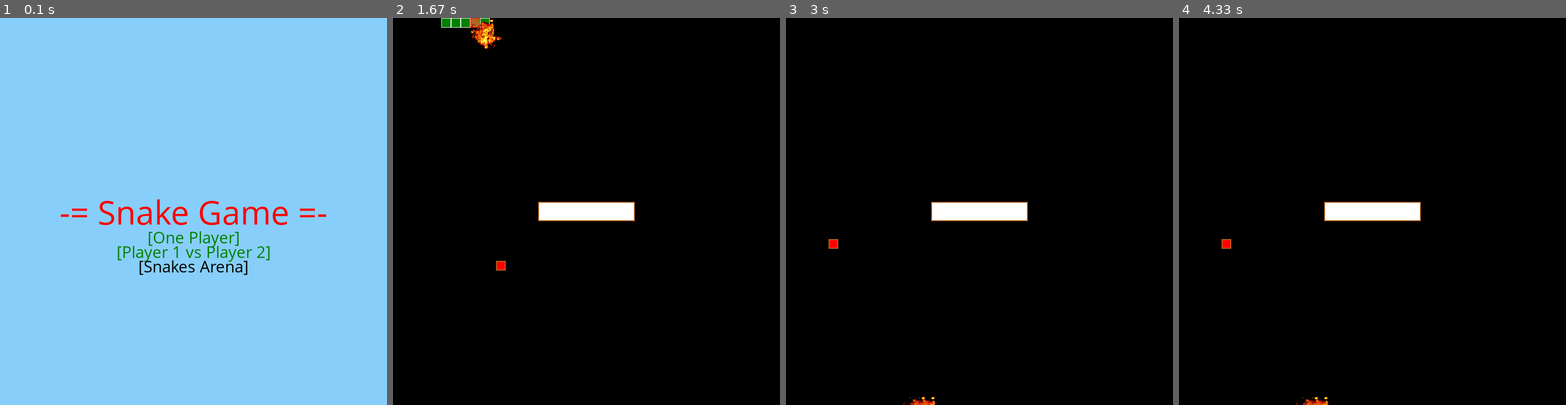
Above: before the commit, frames 1-4 (left to right).
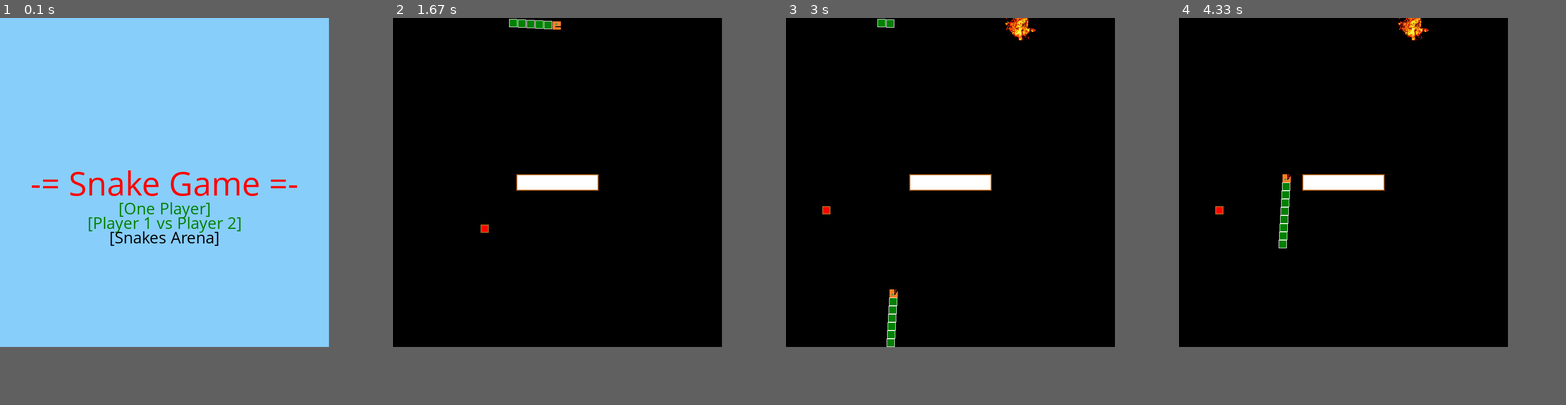
Above: after the commit, the same moments.

Repository: toancqb/Pygame_Projects
Game: pygame game, started from snake_hunting/game_snake.py
Same seed, same stepped clock (60 frames per second), same inputs: the game is played once before the commit and once after it.
Inputs (mouse positions are in pixels of both pictures, inside the frame that each line leads up to):
- Up to frame 1 (0.1 s): no input
- Up to frame 2 (1.67 s): click (586, 211) at 0.38 s; hold Left 0.67-1.2 s; move the mouse to (443, 172) at 0.7 s; tap Esc at 1.57 s
- Up to frame 3 (3 s): tap D at 1.97 s; tap W at 2.3 s
- Up to frame 4 (4.33 s): no input
In our replay, the window is 800x800 before the commit and 680x680 after it. These sizes can differ from the game's own. Grey fills any space a smaller window leaves; there, only what the larger window draws over its background counts as a difference.

The runs differ from the first frame. In frame 1, 3.8% of the frame differs, in the area x 8-85%, y 39-67%; in frame 2, 3.1%; in frame 3, 3.0%; in frame 4, 3.0%.

Commit message:
BIG update Game Snake!

Diff:
--- a/snake_hunting/define.py
+++ b/snake_hunting/define.py
@@ -1,9 +1,6 @@
-###############################
-## Author: TRAN Quang Toan   ##
-## Project Game Snake        ##
-## Version 1                 ##
-## 25 Apr 2020               ##
-###############################
+import os.path
+import pygame.image
+import pygame.transform
 
 from pygame.locals import (
     RLEACCEL,
@@ -12,22 +9,47 @@
     K_LEFT,
     K_RIGHT,
     K_ESCAPE,
+    K_SPACE,
+    K_0,
     K_w,
     K_s,
     K_a,
     K_d,
+    K_l,
     KEYDOWN,
     MOUSEBUTTONDOWN,
     QUIT,
 )
 
-SQ_SIZE = 20
+SQ_SIZE = 17
 NX = 40 # 25 50
 NY = 40
 SCREEN_WIDTH = SQ_SIZE * NX
 SCREEN_HEIGHT = SQ_SIZE * NY
 GAME_SPEED = 10
+BULLET_SPEED = 25
+SP_BULLET = 20
 
+Head_Right = pygame.image.load(os.path.join("srcs", "snake_right.png"))
+Head_Right = pygame.transform.scale(Head_Right, (SQ_SIZE, SQ_SIZE))
+Head_Up = pygame.image.load(os.path.join("srcs", "snake_up.png"))
+Head_Up = pygame.transform.scale(Head_Up, (SQ_SIZE, SQ_SIZE))
+Head_Down = pygame.image.load(os.path.join("srcs", "snake_down.png"))
+Head_Down = pygame.transform.scale(Head_Down, (SQ_SIZE, SQ_SIZE))
+Head_Left = pygame.image.load(os.path.join("srcs", "snake_left.png"))
+Head_Left = pygame.transform.scale(Head_Left, (SQ_SIZE, SQ_SIZE))
+
+Head_Right_1 = pygame.image.load(os.path.join("srcs", "snake_right_1.png"))
+Head_Right_1 = pygame.transform.scale(Head_Right_1, (SQ_SIZE, SQ_SIZE))
+Head_Up_1 = pygame.image.load(os.path.join("srcs", "snake_up_1.png"))
+Head_Up_1 = pygame.transform.scale(Head_Up_1, (SQ_SIZE, SQ_SIZE))
+Head_Down_1 = pygame.image.load(os.path.join("srcs", "snake_down_1.png"))
+Head_Down_1 = pygame.transform.scale(Head_Down_1, (SQ_SIZE, SQ_SIZE))
+Head_Left_1 = pygame.image.load(os.path.join("srcs", "snake_left_1.png"))
+Head_Left_1 = pygame.transform.scale(Head_Left_1, (SQ_SIZE, SQ_SIZE))
+
+Body = pygame.image.load(os.path.join("srcs", "body.png"))
+Body = pygame.transform.scale(Body, (SQ_SIZE, SQ_SIZE))
 
 BLACK = (0, 0, 0)
 ORANGE = (181, 101, 29)
--- a/snake_hunting/game_snake.py
+++ b/snake_hunting/game_snake.py
@@ -1,10 +1,3 @@
-###############################
-## Author: TRAN Quang Toan   ##
-## Project Game Snake        ##
-## Version 1                 ##
-## 25 Apr 2020               ##
-###############################
-
 import pygame
 import random
 import time
@@ -148,13 +141,10 @@
         all_sprites.add(wl)
 
         snakes = Snakes(all_sprites, SCREEN_WIDTH,(0,0))
-        snakes.add_snake()
-        snakes.add_snake()
-        snakes.add_snake()
-        snakes.add_snake()
-        snakes.add_snake()
-        snakes.add_snake()
-
+        for i in range(6):
+            snakes.add_snake()
+
+        count, timer = 0, 0
         opt = True
         running = True
         while running:
@@ -171,7 +161,21 @@
 
             self.draw_board(self.screen, BLACK)
             if opt:
-                snakes.update(pressed_keys, 1)
+                snakes.update(pressed_keys, 1, timer)
+
+            count += 1
+            if count > GAME_SPEED//3:
+                count = 0
+                timer = 1 - timer
+                if snakes.head.goto == (0, -SQ_SIZE):
+                    snakes.head.surf.blit(snakes.head_surfs[0][timer], (0,0))
+                elif snakes.head.goto == (0, SQ_SIZE):
+                    snakes.head.surf.blit(snakes.head_surfs[1][timer], (0,0))
+                elif snakes.head.goto == (-SQ_SIZE, 0):
+                    snakes.head.surf.blit(snakes.head_surfs[2][timer], (0,0))
+                else:
+                    snakes.head.surf.blit(snakes.head_surfs[3][timer], (0,0))
+
             for snake in snakes.group:
                 for fruit in fruits:
                     if pygame.sprite.collide_rect(snake, fruit):
@@ -186,11 +190,14 @@
                     expl = Explosion(snakes.head.rect.copy())
                     opt = False
                     break
+
+
             for fw in all_sprites:
                 self.screen.blit(fw.surf, fw.rect)
 
             if not opt:
                 self.screen.blit(expl.surf, expl.rect)
+
             pygame.display.flip()
             self.clock.tick(GAME_SPEED)
 
@@ -212,19 +219,15 @@
         all_sprites2.add(wl)
 
         snakes = Snakes(all_sprites, SCREEN_WIDTH//2, (0,0))
-        snakes.add_snake()
-        snakes.add_snake()
-        snakes.add_snake()
-        snakes.add_snake()
+        for i in range(4):
+            snakes.add_snake()
 
         snakes2 = Snakes(all_sprites2, SCREEN_WIDTH//2, (0,0))
-        snakes2.add_snake()
-        snakes2.add_snake()
-        snakes2.add_snake()
-        snakes2.add_snake()
+        for i in range(4):
+            snakes2.add_snake()
 
         opt = True
-        opt2 = True
+        opt2, count, count2, timer, timer2 = True, 0, 0, 1, 1
         running = True
         while running:
             for event in pygame.event.get():
@@ -242,7 +245,7 @@
             self.draw_board(screen2, BLUE_D)
 ####################################
             if opt:
-                snakes.update(pressed_keys, 2)
+                snakes.update(pressed_keys, 2, timer)
             for snake in snakes.group:
                 for fruit in fruits:
                     if pygame.sprite.collide_rect(snake, fruit):
@@ -258,6 +261,18 @@
                     expl = Explosion(snakes.head.rect.copy())
                     opt = False
                     break
+            count += 1
+            if count > GAME_SPEED//3:
+                count = 0
+                timer = 1 - timer
+                if snakes.head.goto == (0, -SQ_SIZE):
+                    snakes.head.surf.blit(snakes.head_surfs[0][timer], (0,0))
+                elif snakes.head.goto == (0, SQ_SIZE):
+                    snakes.head.surf.blit(snakes.head_surfs[1][timer], (0,0))
+                elif snakes.head.goto == (-SQ_SIZE, 0):
+                    snakes.head.surf.blit(snakes.head_surfs[2][timer], (0,0))
+                else:
+                    snakes.head.surf.blit(snakes.head_surfs[3][timer], (0,0))
             for fw in all_sprites:
                 screen1.blit(fw.surf, fw.rect)
 
@@ -265,7 +280,7 @@
                 screen1.blit(expl.surf, expl.rect)
 #################################
             if opt2:
-                snakes2.update(pressed_keys, 1)
+                snakes2.update(pressed_keys, 1, timer2)
             for snake in snakes2.group:
                 for fruit in fruits:
                     if pygame.sprite.collide_rect(snake, fruit):
@@ -281,6 +296,18 @@
                     expl = Explosion(snakes2.head.rect.copy())
                     opt2 = False
                     break
+            count2 += 1
+            if count2 > GAME_SPEED//3:
+                count2 = 0
+                timer2 = 1 - timer2
+                if snakes2.head.goto == (0, -SQ_SIZE):
+                    snakes2.head.surf.blit(snakes2.head_surfs[0][timer2], (0,0))
+                elif snakes2.head.goto == (0, SQ_SIZE):
+                    snakes2.head.surf.blit(snakes2.head_surfs[1][timer2], (0,0))
+                elif snakes2.head.goto == (-SQ_SIZE, 0):
+                    snakes2.head.surf.blit(snakes2.head_surfs[2][timer2], (0,0))
+                else:
+                    snakes2.head.surf.blit(snakes2.head_surfs[3][timer2], (0,0))
             for fw in all_sprites2:
                 screen2.blit(fw.surf, fw.rect)
 
@@ -289,6 +316,7 @@
 
             self.screen.blit(screen1, (0,0))
             self.screen.blit(screen2, (SCREEN_WIDTH//2,0))
+
             pygame.display.flip()
             self.clock.tick(GAME_SPEED)
 
@@ -299,38 +327,27 @@
         walls = pygame.sprite.Group()
         wl = Wall(SCREEN_WIDTH)
         walls.add(wl)
+        bullets = pygame.sprite.Group()
+        expls = pygame.sprite.Group()
 
         all_sprites = pygame.sprite.Group()
         all_sprites.add(fr)
         all_sprites.add(wl)
 
+
         snakes = Snakes(all_sprites, SCREEN_WIDTH,(0,0))
-        snakes.add_snake()
-        snakes.add_snake()
-        snakes.add_snake()
-        snakes.add_snake()
-        snakes.add_snake()
-        snakes.add_snake()
-        snakes.add_snake()
-        snakes.add_snake()
-        snakes.add_snake()
-
-        snakes2 = Snakes(all_sprites, SCREEN_WIDTH,(0,SCREEN_HEIGHT-SQ_SIZE))
-        snakes2.add_snake()
-        snakes2.add_snake()
-        snakes2.add_snake()
-        snakes2.add_snake()
-        snakes2.add_snake()
-        snakes2.add_snake()
-        snakes2.add_snake()
-        snakes2.add_snake()
-        snakes2.add_snake()
-
-        sd = False
-        sd2 = False
-        opt = True
-        opt2 = True
-        running = True
+
+        for i in range(9):
+            snakes.add_snake()
+
+        snakes2 = Snakes(all_sprites, SCREEN_WIDTH,(SCREEN_WIDTH-4*SQ_SIZE,SCREEN_HEIGHT-SQ_SIZE))
+        snakes2.head.goto = (-SQ_SIZE,0)
+        for i in range(9):
+            snakes2.add_snake()
+
+        sd, count, timer, count2, timer2, bullet_count, bullet_count2 = False, 0, 0, 0, 0, 0, 0
+        got_hit, got_hit2 = False, False
+        sd2, opt, opt2, running = False, True, True, True
         while running:
             for event in pygame.event.get():
                 if event.type == pygame.QUIT:
@@ -338,16 +355,34 @@
                 if event.type == KEYDOWN:
                     if event.key == K_ESCAPE:
                         running = False
+                    if bullet_count2 == 0 and event.key == K_l:
+                        new_bullet = Bullet(fire_bullet(snakes2, snakes2.head.rect.copy()), snakes2.head.goto)
+                        bullets.add(new_bullet)
+                        all_sprites.add(new_bullet)
+                        bullet_count2 = 1
+                    if bullet_count == 0 and event.key == K_SPACE:
+                        new_bullet = Bullet(fire_bullet(snakes, snakes.head.rect.copy()), snakes.head.goto)
+                        bullets.add(new_bullet)
+                        all_sprites.add(new_bullet)
+                        bullet_count = 1
                 if event.type == self.ADDFRUIT:
                     new_fruit = Fruit(SCREEN_WIDTH)
                     fruits.add(new_fruit)
             pressed_keys = pygame.key.get_pressed()
 
             self.draw_board(self.screen, BLACK)
+            for bullet in bullets:
+                bullet.update()
 
             if opt:
-                snakes.update(pressed_keys, 2)
+                snakes.update(pressed_keys, 2, timer)
                 for snake in snakes.group:
+                    if snake != snakes.head and pygame.sprite.spritecollideany(snake, bullets):
+                        expl = Explosion(snake.rect.copy())
+                        expls.add(expl)
+                        all_sprites.add(expl)
+                        got_hit = True
+
                     for fruit in fruits:
                         if pygame.sprite.collide_rect(snake, fruit):
                             fruit.kill()
@@ -356,21 +391,50 @@
                             all_sprites.add(new_fruit)
                             snakes.add_snake()
 
+
                     if (snake != snakes.head and snakes.head.rect.colliderect(snake))\
                     or pygame.sprite.spritecollideany(snake, walls)\
                     or snakes2.head.rect.colliderect(snake):
                         expl = Explosion(snakes.head.rect.copy())
+                        expls.add(expl)
                         all_sprites.add(expl)
                         sd = True
                         break
+
+            count += 1
+            if bullet_count >= 1:
+                bullet_count += 1
+            if bullet_count2 >= 1:
+                bullet_count2 += 1
+            if bullet_count > 30:
+                bullet_count = 0
+            if bullet_count2 > 30:
+                bullet_count2 = 0
+            if count > GAME_SPEED//3:
+                count = 0
+                timer = 1 - timer
+                if snakes.head.goto == (0, -SQ_SIZE):
+                    snakes.head.surf.blit(snakes.head_surfs[0][timer], (0,0))
+                elif snakes.head.goto == (0, SQ_SIZE):
+                    snakes.head.surf.blit(snakes.head_surfs[1][timer], (0,0))
+                elif snakes.head.goto == (-SQ_SIZE, 0):
+                    snakes.head.surf.blit(snakes.head_surfs[2][timer], (0,0))
+                else:
+                    snakes.head.surf.blit(snakes.head_surfs[3][timer], (0,0))
             if sd:
                 for snake in snakes.group:
                     snake.kill()
                 opt, sd = False, False
 #################################
             if opt2:
-                snakes2.update(pressed_keys, 1)
+                snakes2.update(pressed_keys, 1, timer)
                 for snake in snakes2.group:
+                    if snake != snakes2.head and pygame.sprite.spritecollideany(snake, bullets):
+                        expl = Explosion(snake.rect.copy())
+                        expls.add(expl)
+                        all_sprites.add(expl)
+                        got_hit2 = True
+
                     for fruit in fruits:
                         if pygame.sprite.collide_rect(snake, fruit):
                             fruit.kill()
@@ -383,17 +447,42 @@
                     or pygame.sprite.spritecollideany(snake, walls)\
                     or snakes.head.rect.colliderect(snake):
                         expl = Explosion(snakes2.head.rect.copy())
+                        expls.add(expl)
                         all_sprites.add(expl)
                         sd2 = True
                         break
+            count2 += 1
+            if count2 > GAME_SPEED//3:
+                count2 = 0
+                timer2 = 1 - timer2
+                if snakes2.head.goto == (0, -SQ_SIZE):
+                    snakes2.head.surf.blit(snakes2.head_surfs[0][timer2], (0,0))
+                elif snakes2.head.goto == (0, SQ_SIZE):
+                    snakes2.head.surf.blit(snakes2.head_surfs[1][timer2], (0,0))
+                elif snakes2.head.goto == (-SQ_SIZE, 0):
+                    snakes2.head.surf.blit(snakes2.head_surfs[2][timer2], (0,0))
+                else:
+                    snakes2.head.surf.blit(snakes2.head_surfs[3][timer2], (0,0))
             if sd2:
                 for snake in snakes2.group:
                     snake.kill()
                 opt2, sd2 = False, False
 
+            if got_hit:
+                for i in range(3):
+                    snakes.add_snake()
+                    got_hit = False
+            if got_hit2:
+                for i in range(3):
+                    snakes2.add_snake()
+                    got_hit2 = False
+
             for fw in all_sprites:
                 self.screen.blit(fw.surf, fw.rect)
 
+            for expl in expls:
+                expl.update_timer()
+
             pygame.display.flip()
             self.clock.tick(GAME_SPEED)
 
--- a/snake_hunting/objects_class.py
+++ b/snake_hunting/objects_class.py
@@ -1,10 +1,3 @@
-###############################
-## Author: TRAN Quang Toan   ##
-## Project Game Snake        ##
-## Version 1                 ##
-## 25 Apr 2020               ##
-###############################
-
 import pygame
 import random
 import os.path
@@ -13,25 +6,31 @@
 
 class Snake(pygame.sprite.Sprite):
 
-    def __init__(self, rect, index, goto, scr_width):
+    def __init__(self, rect, index, goto, scr_width, head_surfs):
         super(Snake, self).__init__()
         self.surf = pygame.Surface((SQ_SIZE,SQ_SIZE))
         self.surf.fill(WHITE)
         pygame.draw.rect(self.surf,GREEN, (1, 1, SQ_SIZE-2, SQ_SIZE-2))
+
         self.rect = self.surf.get_rect(center=(rect[0]+SQ_SIZE/2,rect[1]+SQ_SIZE/2))
+        self.head_surfs = head_surfs
         self.goto = goto
         self.index = index
         self.SCREEN_WIDTH = scr_width
 
-    def update2(self, pressed_keys):
-        if pressed_keys[K_UP]:
+    def update2(self, pressed_keys, timer):
+        if pressed_keys[K_UP] and not self.goto == (0, SQ_SIZE):
             self.goto = (0, -SQ_SIZE)
-        if pressed_keys[K_DOWN]:
+            self.surf.blit(self.head_surfs[0][timer], (0,0))
+        if pressed_keys[K_DOWN] and not self.goto == (0, -SQ_SIZE):
             self.goto = (0, SQ_SIZE)
-        if pressed_keys[K_LEFT]:
+            self.surf.blit(self.head_surfs[1][timer], (0,0))
+        if pressed_keys[K_LEFT] and not self.goto == (SQ_SIZE, 0):
             self.goto = (-SQ_SIZE, 0)
-        if pressed_keys[K_RIGHT]:
+            self.surf.blit(self.head_surfs[2][timer], (0,0))
+        if pressed_keys[K_RIGHT] and not self.goto == (-SQ_SIZE, 0):
             self.goto = (SQ_SIZE, 0)
+            self.surf.blit(self.head_surfs[3][timer], (0,0))
 
         self.rect.move_ip(self.goto[0],self.goto[1])
 
@@ -44,15 +43,19 @@
         if self.rect.bottom > SCREEN_HEIGHT:
             self.rect.bottom = 0
 
-    def update3(self, pressed_keys):
-        if pressed_keys[K_w]:
+    def update3(self, pressed_keys, timer):
+        if pressed_keys[K_w] and not self.goto == (0, SQ_SIZE):
             self.goto = (0, -SQ_SIZE)
-        if pressed_keys[K_s]:
+            self.surf.blit(self.head_surfs[0][timer], (0,0))
+        if pressed_keys[K_s] and not self.goto == (0, -SQ_SIZE):
             self.goto = (0, SQ_SIZE)
-        if pressed_keys[K_a]:
+            self.surf.blit(self.head_surfs[1][timer], (0,0))
+        if pressed_keys[K_a] and not self.goto == (SQ_SIZE, 0):
             self.goto = (-SQ_SIZE, 0)
-        if pressed_keys[K_d]:
+            self.surf.blit(self.head_surfs[2][timer], (0,0))
+        if pressed_keys[K_d] and not self.goto == (-SQ_SIZE, 0):
             self.goto = (SQ_SIZE, 0)
+            self.surf.blit(self.head_surfs[3][timer], (0,0))
 
         self.rect.move_ip(self.goto[0],self.goto[1])
 
@@ -83,7 +86,9 @@
         super(Snakes, self).__init__()
         self.SCREEN_WIDTH = scr_width
         self.all_sprites = all_sprites
-        self.head = Snake(rect_pos, 1, (SQ_SIZE, 0), self.SCREEN_WIDTH)
+        self.head_surfs = ((Head_Up,Head_Up_1), (Head_Down,Head_Down_1), (Head_Left,Head_Left_1), (Head_Right,Head_Right_1))
+        self.head = Snake(rect_pos, 1, (SQ_SIZE, 0), self.SCREEN_WIDTH, self.head_surfs)
+
         self.group = [self.head]
         self.len = 1
 
@@ -92,26 +97,36 @@
     def add_snake(self):
         rect = self.head.rect
         rect = (rect[0]+self.head.goto[0], rect[1]+self.head.goto[1], rect[2], rect[3])
-        new_snake = Snake(rect, self.len, self.head.goto, self.SCREEN_WIDTH)
+        new_snake = Snake(rect, self.len, self.head.goto, self.SCREEN_WIDTH, self.head_surfs)
         new_snake.surf.fill(RED)
         pygame.draw.rect(new_snake.surf,ORANGE, (1, 1, SQ_SIZE-2, SQ_SIZE-2))
         self.head.surf.fill(WHITE)
         pygame.draw.rect(self.head.surf,GREEN, (1, 1, SQ_SIZE-2, SQ_SIZE-2))
+        # self.head.surf = Body
+
+        if self.head.goto == (0, -SQ_SIZE):
+            new_snake.surf.blit(self.head_surfs[0][0], (0,0))
+        elif self.head.goto == (0, SQ_SIZE):
+            new_snake.surf.blit(self.head_surfs[1][0], (0,0))
+        elif self.head.goto == (-SQ_SIZE, 0):
+            new_snake.surf.blit(self.head_surfs[2][0], (0,0))
+        else:
+            new_snake.surf.blit(self.head_surfs[3][0], (0,0))
 
         self.group.insert(0, new_snake)
         self.len += 1
         self.head = new_snake
         self.all_sprites.add(new_snake)
 
-    def update(self, pressed_keys, opt):
+    def update(self, pressed_keys, opt, timer):
         i = self.len-1
         while i > 0:
             self.group[i].goto = self.group[i-1].goto
             i -= 1
         if opt == 1:
-            self.head.update2(pressed_keys)
-        else:
-            self.head.update3(pressed_keys)
+            self.head.update2(pressed_keys, timer)
+        else:
+            self.head.update3(pressed_keys, timer)
         i = 1
         while i < self.len:
             self.group[i].update()
@@ -150,13 +165,13 @@
         self.surf = pygame.image.load(os.path.join("srcs", "explosion2.png"))
         self.surf = pygame.transform.scale(self.surf, (64, 64))
         self.rect = rect
-        self.timer = 10
+        self.timer = 30
 
     def process(self):
         if self.timer < 0:
             self.kill()
 
-    def update(self):
+    def update_timer(self):
         self.timer = self.timer - 1
         self.process()
 
@@ -178,3 +193,35 @@
         self.rect.move_ip(-self.speed, 0)
         if self.rect.right < 0:
             self.kill()
+
+class Bullet(pygame.sprite.Sprite):
+    def __init__(self, rect, goto):
+        super(Bullet, self).__init__()
+        self.goto = goto
+
+        if self.goto == (0, -SQ_SIZE):
+            self.surf = pygame.image.load(os.path.join("srcs", "bullet_up.png")).convert()
+        elif self.goto == (0, SQ_SIZE):
+            self.surf = pygame.image.load(os.path.join("srcs", "bullet_down.png")).convert()
+        elif self.goto == (-SQ_SIZE, 0):
+            self.surf = pygame.image.load(os.path.join("srcs", "bullet_left.png")).convert()
+        else:
+            self.surf = pygame.image.load(os.path.join("srcs", "bullet_right.png")).convert()
+        self.surf.set_colorkey((255, 255, 255), RLEACCEL)
+        self.rect = rect
+        self.speed = BULLET_SPEED
+
+#    def cp_rect(self, rect):
+#        return (rect[0], rect[1], rect[2], rect[3],)
+
+    def update(self):
+        if self.goto == (0, -SQ_SIZE):
+            self.rect.move_ip(0, -self.speed)
+        elif self.goto == (0, SQ_SIZE):
+            self.rect.move_ip(0, self.speed)
+        elif self.goto == (-SQ_SIZE, 0):
+            self.rect.move_ip(-self.speed, 0)
+        else:
+            self.rect.move_ip(self.speed, 0)
+        if self.rect.left > SCREEN_WIDTH or self.rect.right < 0: #or self.rect.up < 0 or self.rect.down > SCREEN_HEIGHT:
+            self.kill()
--- a/snake_hunting/tools.py
+++ b/snake_hunting/tools.py
@@ -1,11 +1,20 @@
-###############################
-## Author: TRAN Quang Toan   ##
-## Project Game Snake        ##
-## Version 1                 ##
-## 25 Apr 2020               ##
-###############################
+from define import *
+
 
 def check_position(pos, min1, max1, min2, max2):
     if pos[0] >= min1 and pos[0] <= max1 and pos[1] >= min2 and pos[1] <= max2:
         return True
     return False
+
+def fire_bullet(snakes, rect):
+    if snakes.head.goto == (0, -SQ_SIZE):
+        dxy = (0, -SP_BULLET)
+    elif snakes.head.goto == (0, SQ_SIZE):
+        dxy = (0, SP_BULLET)
+    elif snakes.head.goto == (-SQ_SIZE, 0):
+        dxy = (-SP_BULLET, 0)
+    else:
+        dxy = (SP_BULLET, 0)
+    rect[0] += dxy[0]
+    rect[1] += dxy[1]
+    return rect
Binary file added: snake_hunting/srcs/body.png
Binary file added: snake_hunting/srcs/bullet_down.png
Binary file added: snake_hunting/srcs/bullet_left.png
Binary file added: snake_hunting/srcs/bullet_right.png
Binary file added: snake_hunting/srcs/bullet_up.png
Binary file added: snake_hunting/srcs/snake_down.png
Binary file added: snake_hunting/srcs/snake_down_1.png
Binary file added: snake_hunting/srcs/snake_left.png
Binary file added: snake_hunting/srcs/snake_left_1.png
Binary file added: snake_hunting/srcs/snake_right.png
Binary file added: snake_hunting/srcs/snake_right_1.png
Binary file added: snake_hunting/srcs/snake_up.png
(and 1 more such lines)
